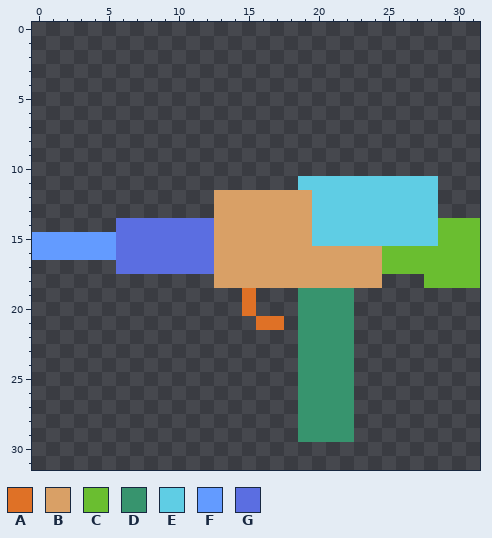
File history of a pixel-art sprite, Assets/watergun.png. Above: the version before the commit.
The file is 32x32 pixels.
Palette (. is transparent): A #df7126  B #d9a066  C #6abe30  D #37946e  E #5fcde4  F #639bff  G #5b6ee1
Pixels before, first column x 0:
11 ...................EEEEEEEEEE...
12 .............BBBBBBBEEEEEEEEE...
13 .............BBBBBBBEEEEEEEEE...
14 ......GGGGGGGBBBBBBBEEEEEEEEECCC
15 FFFFFFGGGGGGGBBBBBBBEEEEEEEEECCC
16 FFFFFFGGGGGGGBBBBBBBBBBBBCCCCCCC
17 ......GGGGGGGBBBBBBBBBBBBCCCCCCC
18 .............BBBBBBBBBBBB...CCCC
19 ...............A...DDDD.........
20 ...............A...DDDD.........
21 ................AA.DDDD.........
22 ...................DDDD.........
23 ...................DDDD.........
24 ...................DDDD.........
25 ...................DDDD.........
26 ...................DDDD.........
27 ...................DDDD.........
28 ...................DDDD.........
29 ...................DDDD.........
The result:
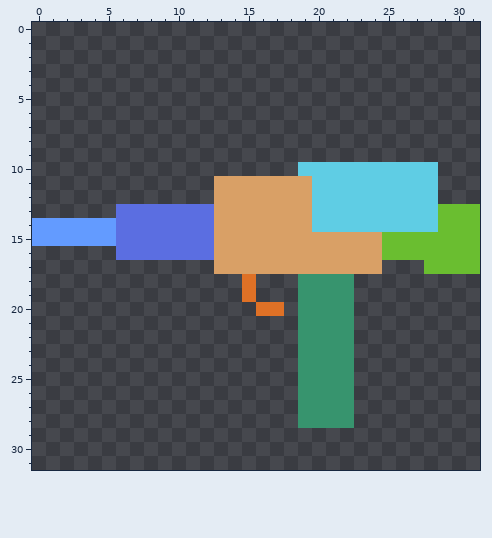
Edits made:
Colour A is added in row 20 at x 16 to 17.
Colour A replaces colour B in row 18 at x 15.
Colour B is added in row 11 at x 13 to 18.
Colour B replaces colour E in row 11 at x 19; in row 15 at x 20 to 24.
Colour C is added in row 13 at x 29 to 31.
Colour C replaces colour E in row 15 at x 25 to 28.
Colour D replaces colour B in row 18 at x 19 to 22.
Colour E is added in row 10 at x 19 to 28.
Colour F is added in row 14 at x 0 to 5.
Colour G is added in row 13 at x 6 to 12.
Colour A is gone in row 20 at x 15; in row 21 at x 16 to 17.
Colour B is gone in row 18 at x 13 to 14, 16 to 18 and 23 to 24.
Colour C is gone in row 17 at x 25 to 27; in row 18 at x 28 to 31.
Colour D is gone in row 29 at x 19 to 22.
Colour F is gone in row 16 at x 0 to 5.
Colour G is gone in row 17 at x 6 to 12.
Boxes around the changes in both pictures, in picture pixels (x1, y1, x2, y2):
changed: (32, 162, 480, 330)
erased: (298, 428, 354, 442)
